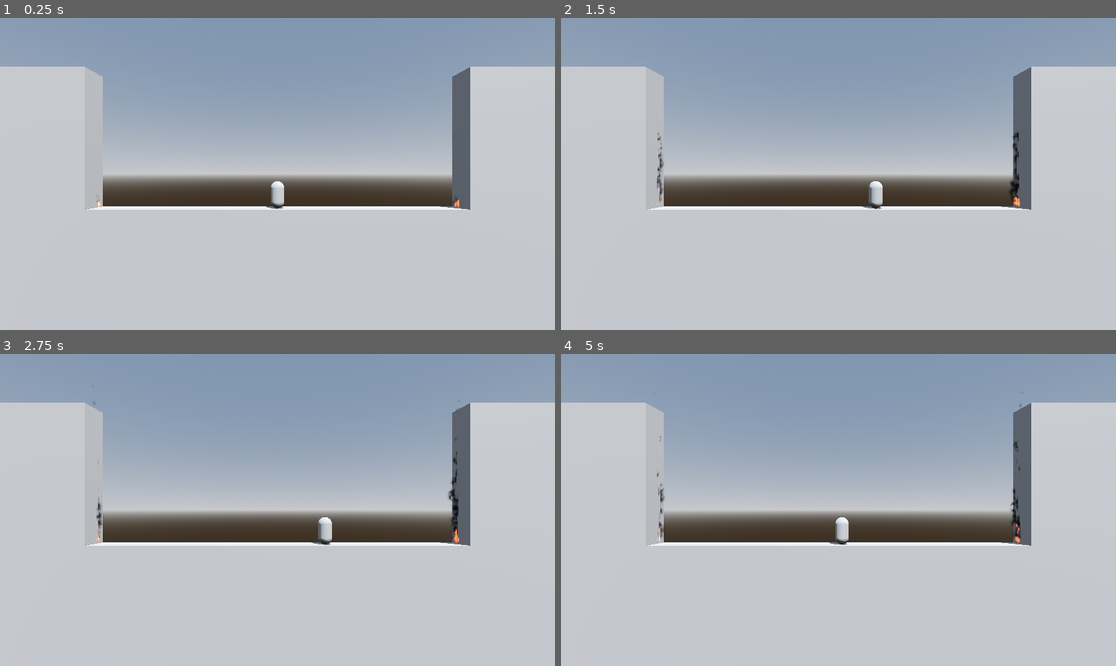
Above: before the commit, frames 1-4 (two rows, left to right).
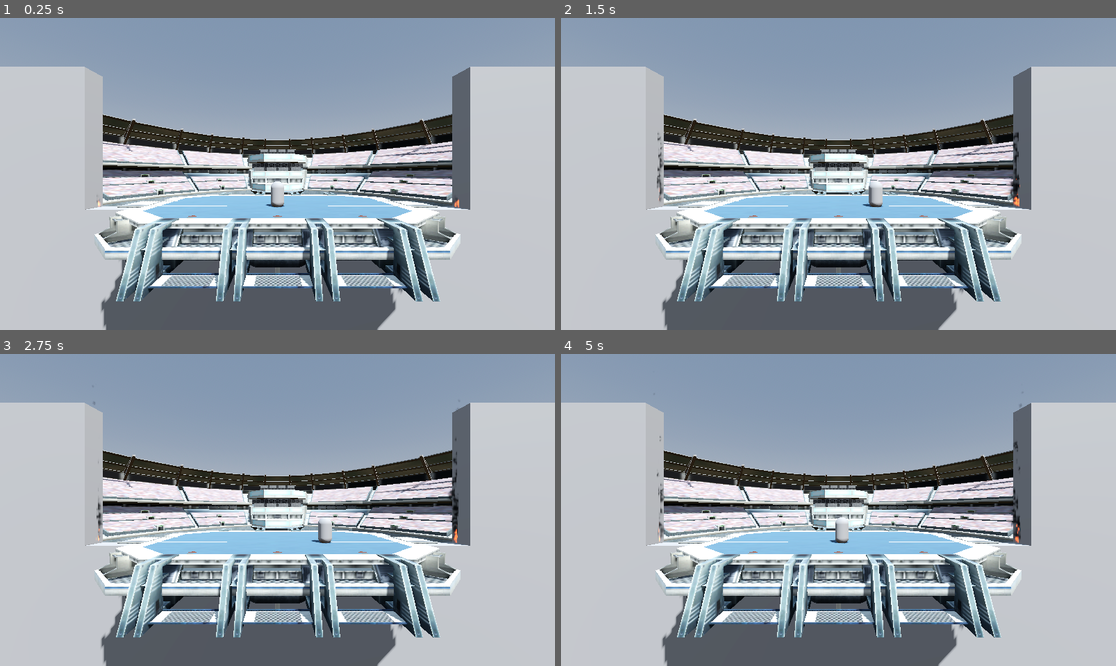
Above: after the commit, the same moments.

Repository: Nah700/TorchesFall
Game: Godot game, scene res://node_3d.tscn
The game is run twice, just before and just after one commit, with the same random seed, the same clock (stepped at 60 frames per second) and the same inputs.
Inputs:
- Up to frame 1 (0.25 s): no input
- Up to frame 2 (1.5 s): hold D (move_right) 0.53-1.28 s; tap Space (jump) at 0.77 s; hold A (move_left) from 1.28 s (still down)
- Up to frame 3 (2.75 s): tap Space (jump) at 1.52 s; release A (move_left) at 2.03 s; hold D (move_right) from 2.03 s (still down)
- Up to frame 4 (5 s): tap Space (jump) at 3.02, 3.77, 4.52 s; release D (move_right) at 3.53 s; hold A (move_left) from 3.53 s (still down)

The runs differ from the first frame. In frame 1, 35% of the frame differs, in the area x 16-83%, y 30-100%; in frame 2, 35%; in frame 3, 35%; in frame 4, 35%.

Commit message:
[ADD]Stadium

Diff:
--- a/node_3d.tscn
+++ b/node_3d.tscn
@@ -1,5 +1,6 @@
-[gd_scene load_steps=25 format=3 uid="uid://bgfmh8o15jnip"]
-
+[gd_scene load_steps=45 format=3 uid="uid://bgfmh8o15jnip"]
+
+[ext_resource type="ArrayMesh" uid="uid://c8guaxw5xgtgs" path="res://Models/pokemon-stadium/source/untitled/untitled.obj" id="1_1gy2k"]
 [ext_resource type="Script" path="res://Player.gd" id="1_ahu8d"]
 [ext_resource type="Shader" uid="uid://dltmq3f51ilpg" path="res://FireShader.tres" id="2_h7w5m"]
 [ext_resource type="Texture2D" uid="uid://bqwjjfcojk1sq" path="res://Texture/Voronoi01.png" id="3_pwo1m"]
@@ -32,9 +33,224 @@
 [sub_resource type="ConvexPolygonShape3D" id="ConvexPolygonShape3D_q2s62"]
 points = PackedVector3Array(-0.125207, -0.532801, -0.480507, 0.0227831, 0.47607, 0.498884, 0.169713, 0.559144, 0.464172 …(924 unchanged characters)…
 
+[sub_resource type="VisualShaderNodeMix" id="VisualShaderNodeMix_xwdq1"]
+default_input_values = [0, Quaternion(0, 0, 0, 0), 1, Quaternion(1, 1, 1, 1), 2, 0.5]
+op_type = 6
+
+[sub_resource type="VisualShaderNodeFloatParameter" id="VisualShaderNodeFloatParameter_2kcjq"]
+parameter_name = "DissolveAmount"
+hint = 1
+default_value_enabled = true
+
+[sub_resource type="VisualShaderNodeUVFunc" id="VisualShaderNodeUVFunc_qw2qi"]
+
+[sub_resource type="VisualShaderNodeVec2Parameter" id="VisualShaderNodeVec2Parameter_ssus4"]
+parameter_name = "DissolveSpeed"
+default_value_enabled = true
+
+[sub_resource type="VisualShaderNodeInput" id="VisualShaderNodeInput_t6rel"]
+input_name = "time"
+
+[sub_resource type="VisualShaderNodeVectorOp" id="VisualShaderNodeVectorOp_xrsoq"]
+default_input_values = [0, Vector2(0, 0), 1, Vector2(0, 0)]
+op_type = 0
+operator = 2
+
+[sub_resource type="VisualShaderNodeVec2Parameter" id="VisualShaderNodeVec2Parameter_3551t"]
+parameter_name = "Vector2Parameter"
+default_value_enabled = true
+default_value = Vector2(1, 1)
+
+[sub_resource type="VisualShaderNodeInput" id="VisualShaderNodeInput_1nkov"]
+input_name = "uv"
+
+[sub_resource type="VisualShaderNodeVectorOp" id="VisualShaderNodeVectorOp_qlr7s"]
+default_input_values = [0, Vector2(0, 0), 1, Vector2(0, 0)]
+op_type = 0
+operator = 2
+
+[sub_resource type="VisualShaderNodeTexture2DParameter" id="VisualShaderNodeTexture2DParameter_hs3mx"]
+parameter_name = "MainTexture"
+
+[sub_resource type="VisualShaderNodeTexture" id="VisualShaderNodeTexture_sorsi"]
+output_port_for_preview = 0
+source = 5
+
+[sub_resource type="VisualShaderNodeVectorDecompose" id="VisualShaderNodeVectorDecompose_akyi8"]
+default_input_values = [0, Quaternion(0, 0, 0, 0)]
+op_type = 2
+
+[sub_resource type="VisualShaderNodeInput" id="VisualShaderNodeInput_begbt"]
+input_name = "color"
+
+[sub_resource type="VisualShaderNodeVectorOp" id="VisualShaderNodeVectorOp_6bdxw"]
+default_input_values = [0, Quaternion(0, 0, 0, 0), 1, Quaternion(0, 0, 0, 0)]
+op_type = 2
+operator = 2
+
+[sub_resource type="VisualShaderNodeTexture2DParameter" id="VisualShaderNodeTexture2DParameter_d10ai"]
+parameter_name = "DissolveTexture"
+
+[sub_resource type="VisualShaderNodeTexture" id="VisualShaderNodeTexture_2j0w6"]
+output_port_for_preview = 0
+source = 5
+
+[sub_resource type="VisualShaderNodeVectorOp" id="VisualShaderNodeVectorOp_nmvvj"]
+default_input_values = [0, Quaternion(0, 0, 0, 0), 1, Quaternion(0, 0, 0, 0)]
+op_type = 2
+operator = 2
+
+[sub_resource type="VisualShaderNodeBillboard" id="VisualShaderNodeBillboard_3y2cp"]
+billboard_type = 3
+keep_scale = true
+
+[sub_resource type="VisualShader" id="VisualShader_gumba"]
+code = "shader_type spatial;
+render_mode blend_mix, depth_draw_opaque, cull_back, diffuse_lambert, specular_schlick_ggx;
+
+uniform sampler2D MainTexture;
+uniform vec2 Vector2Parameter = vec2(1.000000, 1.000000);
+uniform vec2 DissolveSpeed = vec2(0.000000, 0.000000);
+uniform sampler2D DissolveTexture;
+uniform float DissolveAmount : hint_range(0, 1) = 0;
+
+
+
+void vertex() {
+	mat4 n_out2p0;
+// GetBillboardMatrix:2
+	{
+		mat4 __wm = mat4(normalize(INV_VIEW_MATRIX[0]), normalize(INV_VIEW_MATRIX[1]), normalize(INV_VIEW_MATRIX[2]), MODEL_MATRIX[3]);
+		__wm = __wm * mat4(vec4(cos(INSTANCE_CUSTOM.x), -sin(INSTANCE_CUSTOM.x), 0.0, 0.0), vec4(sin(INSTANCE_CUSTOM.x), cos(INSTANCE_CUSTOM.x), 0.0, 0.0), vec4(0.0, 0.0, 1.0, 0.0), vec4(0.0, 0.0, 0.0, 1.0));
+		__wm = __wm * mat4(vec4(length(MODEL_MATRIX[0].xyz), 0.0, 0.0, 0.0), vec4(0.0, length(MODEL_MATRIX[1].xyz), 0.0, 0.0), vec4(0.0, 0.0, length(MODEL_MATRIX[2].xyz), 0.0), vec4(0.0, 0.0, 0.0, 1.0));
+		n_out2p0 = VIEW_MATRIX * __wm;
+	}
+
+
+// Output:0
+	MODELVIEW_MATRIX = n_out2p0;
+
+
+}
+
+void fragment() {
+// Input:5
+	vec4 n_out5p0 = COLOR;
+
+
+	vec4 n_out3p0;
+// Texture2D:3
+	n_out3p0 = texture(MainTexture, UV);
+
+
+// Input:17
+	vec2 n_out17p0 = UV;
+
+
+// Vector2Parameter:16
+	vec2 n_out16p0 = Vector2Parameter;
+
+
+// VectorOp:18
+	vec2 n_out18p0 = n_out17p0 * n_out16p0;
+
+
+// Input:14
+	float n_out14p0 = TIME;
+
+
+// Vector2Parameter:13
+	vec2 n_out13p0 = DissolveSpeed;
+
+
+// VectorOp:15
+	vec2 n_out15p0 = vec2(n_out14p0) * n_out13p0;
+
+
+// UVFunc:12
+	vec2 n_in12p1 = vec2(1.00000, 1.00000);
+	vec2 n_out12p0 = n_out15p0 * n_in12p1 + n_out18p0;
+
+
+	vec4 n_out8p0;
+// Texture2D:8
+	n_out8p0 = texture(DissolveTexture, n_out12p0);
+
+
+// VectorOp:9
+	vec4 n_out9p0 = n_out3p0 * n_out8p0;
+
+
+// FloatParameter:11
+	float n_out11p0 = DissolveAmount;
+
+
+// Mix:10
+	vec4 n_out10p0 = mix(n_out3p0, n_out9p0, n_out11p0);
+
+
+// VectorOp:6
+	vec4 n_out6p0 = n_out5p0 * n_out10p0;
+
+
+// VectorDecompose:4
+	float n_out4p0 = n_out6p0.x;
+	float n_out4p1 = n_out6p0.y;
+	float n_out4p2 = n_out6p0.z;
+	float n_out4p3 = n_out6p0.w;
+
+
+// Output:0
+	ALBEDO = vec3(n_out6p0.xyz);
+	ALPHA = n_out4p3;
+
+
+}
+"
+graph_offset = Vector2(-344.564, -515.702)
+nodes/vertex/2/node = SubResource("VisualShaderNodeBillboard_3y2cp")
+nodes/vertex/2/position = Vector2(40, 320)
+nodes/vertex/connections = PackedInt32Array(2, 0, 0, 10)
+nodes/fragment/0/position = Vector2(1420, -80)
+nodes/fragment/2/node = SubResource("VisualShaderNodeTexture2DParameter_hs3mx")
+nodes/fragment/2/position = Vector2(-20, 200)
+nodes/fragment/3/node = SubResource("VisualShaderNodeTexture_sorsi")
+nodes/fragment/3/position = Vector2(520, 160)
+nodes/fragment/4/node = SubResource("VisualShaderNodeVectorDecompose_akyi8")
+nodes/fragment/4/position = Vector2(1100, 160)
+nodes/fragment/5/node = SubResource("VisualShaderNodeInput_begbt")
+nodes/fragment/5/position = Vector2(240, -140)
+nodes/fragment/6/node = SubResource("VisualShaderNodeVectorOp_6bdxw")
+nodes/fragment/6/position = Vector2(940, 100)
+nodes/fragment/7/node = SubResource("VisualShaderNodeTexture2DParameter_d10ai")
+nodes/fragment/7/position = Vector2(-20, 540)
+nodes/fragment/8/node = SubResource("VisualShaderNodeTexture_2j0w6")
+nodes/fragment/8/position = Vector2(360, 540)
+nodes/fragment/9/node = SubResource("VisualShaderNodeVectorOp_nmvvj")
+nodes/fragment/9/position = Vector2(600, 340)
+nodes/fragment/10/node = SubResource("VisualShaderNodeMix_xwdq1")
+nodes/fragment/10/position = Vector2(740, 160)
+nodes/fragment/11/node = SubResource("VisualShaderNodeFloatParameter_2kcjq")
+nodes/fragment/11/position = Vector2(946.251, 436.819)
+nodes/fragment/12/node = SubResource("VisualShaderNodeUVFunc_qw2qi")
+nodes/fragment/12/position = Vector2(260, -20)
+nodes/fragment/13/node = SubResource("VisualShaderNodeVec2Parameter_ssus4")
+nodes/fragment/13/position = Vector2(-340, 20)
+nodes/fragment/14/node = SubResource("VisualShaderNodeInput_t6rel")
+nodes/fragment/14/position = Vector2(-260, -80)
+nodes/fragment/15/node = SubResource("VisualShaderNodeVectorOp_xrsoq")
+nodes/fragment/15/position = Vector2(40, -120)
+nodes/fragment/16/node = SubResource("VisualShaderNodeVec2Parameter_3551t")
+nodes/fragment/16/position = Vector2(-320, -360)
+nodes/fragment/17/node = SubResource("VisualShaderNodeInput_1nkov")
+nodes/fragment/17/position = Vector2(-300, -460)
+nodes/fragment/18/node = SubResource("VisualShaderNodeVectorOp_qlr7s")
+nodes/fragment/18/position = Vector2(160, -360)
+nodes/fragment/connections = PackedInt32Array(2, 0, 3, 2, 4, 3, 0, 1, 5, 0, 6, 0, 6, 0, 0, 0, 7, 0, 8, 2, 3, 0, 9, 0, 8, 0, 9, 1, 6, 0, 4, 0, 3, 0, 10, 0, 9, 0, 10, 1, 10, 0, 6, 1, 11, 0, 10, 2, 14, 0, 15, 0, 13, 0, 15, 1, 15, 0, 12, 2, 12, 0, 8, 0, 17, 0, 18, 0, 16, 0, 18, 1, 18, 0, 12, 0)
+
 [sub_resource type="ShaderMaterial" id="ShaderMaterial_rwnam"]
 render_priority = 0
-shader = ExtResource("2_h7w5m")
+shader = SubResource("VisualShader_gumba")
 shader_parameter/Vector2Parameter = Vector2(0.25, 0.2)
 shader_parameter/DissolveSpeed = Vector2(0, 0.2)
 shader_parameter/DissolveAmount = 0.53
@@ -43,6 +259,8 @@
 
 [sub_resource type="ParticleProcessMaterial" id="ParticleProcessMaterial_x06v5"]
 gravity = Vector3(0, 0, 0)
+scale_min = 0.0
+scale_max = 0.0
 color = Color(4, 1.25, 0.6, 0.8)
 
 [sub_resource type="QuadMesh" id="QuadMesh_f56gb"]
@@ -127,6 +345,14 @@
 transform = Transform3D(0.99998, 0, -0.00637041, 0, 1, 0, 0.00637041, 0, 0.99998, 0.0068293, -15.4962, -2.88821)
 shape = SubResource("BoxShape3D_ti6ue")
 
+[node name="Floor2" type="StaticBody3D" parent="."]
+script = SubResource("GDScript_3dek3")
+
+[node name="Mesh" type="MeshInstance3D" parent="Floor2"]
+transform = Transform3D(10, 0, 0, 0, 10, 0, 0, 0, 10, 0, -0.25675, -130.106)
+mesh = ExtResource("1_1gy2k")
+skeleton = NodePath("../..")
+
 [node name="InvisibleRightWall" type="StaticBody3D" parent="."]
 transform = Transform3D(1, 0, 0, 0, 1, 0, 0, 0, 1, 27, 10, 0)
 script = SubResource("GDScript_3dek3")
@@ -225,6 +451,6 @@
 material_override = SubResource("ShaderMaterial_xhqlb")
 amount = 20
 lifetime = 2.5
-visibility_aabb = AABB(-4, -3.76953, -4, 8, 8, 8)
+visibility_aabb = AABB(-1.9277, -1.7513, -1.55396, 3.85539, 3.96354, 3.10792)
 process_material = SubResource("ParticleProcessMaterial_gykld")
 draw_pass_1 = SubResource("QuadMesh_anrfr")
Binary file added: Models/pokemon-stadium/source/untitled/Light04.png
Not shown, added: Models/pokemon-stadium/source/untitled/Light04.png.import
Binary file added: Models/pokemon-stadium/source/untitled/StudiumAlpha01.png
Not shown, added: Models/pokemon-stadium/source/untitled/StudiumAlpha01.png.import
Binary file added: Models/pokemon-stadium/source/untitled/StudiumAlpha03.png
Not shown, added: Models/pokemon-stadium/source/untitled/StudiumAlpha03.png.import
Binary file added: Models/pokemon-stadium/source/untitled/StudiumYane02.png
Not shown, added: Models/pokemon-stadium/source/untitled/StudiumYane02.png.import
Binary file added: Models/pokemon-stadium/source/untitled/ami01.png
Not shown, added: Models/pokemon-stadium/source/untitled/ami01.png.import
Binary file added: Models/pokemon-stadium/source/untitled/cloud02.png
Not shown, added: Models/pokemon-stadium/source/untitled/cloud02.png.import
(and 124 more such lines)
